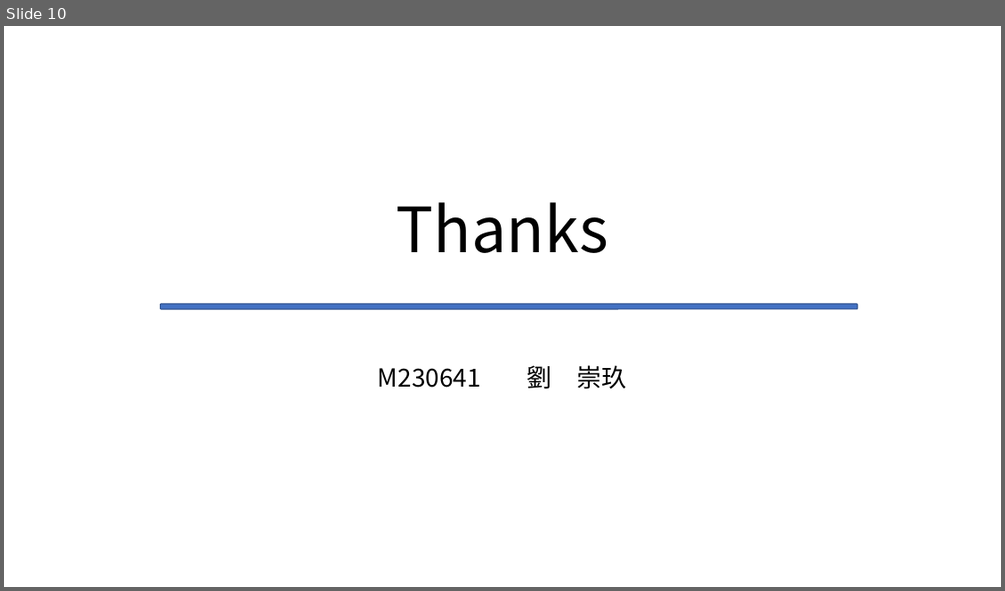
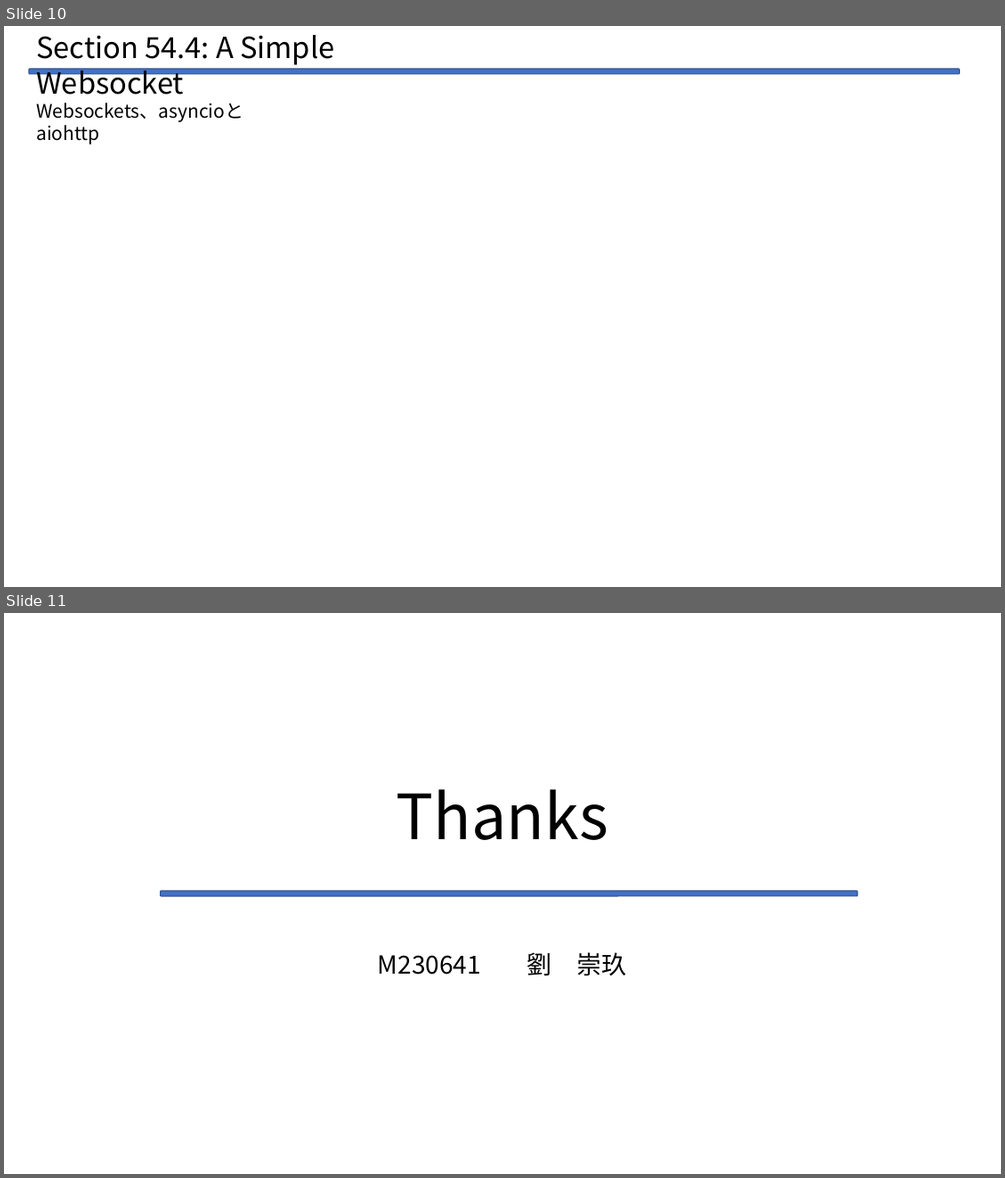
Before and after one commit to Legolas9999/zemi, a slide deck: lcj_zemi_python.pptx. Shown one above the other, each under a label of ours: slide 10 before the commit, slides 10 and 11 after it. The pictures are 1005x591 and 1005x1178 pixels, drawn with LibreOffice and Linux fonts; fonts in the diff are those of the drawing. Boxes give left, top, right and bottom in pixels: in the first picture for what was removed or moved away, otherwise in the second. Text is boxed around its words. In the diff, an @@ line names an element or a change of style, - is before the commit and + after.

```diff
--- a/lcj_zemi_python.pptx
+++ b/lcj_zemi_python.pptx
@@ slide 10 added at [4, 26, 1001, 587], background #FFFFFF @@
@@ text added at [36, 35, 334, 95], 28 pt, text #000000 @@
+Section 54.4: A Simple Websocket
@@ rounded rectangle added at [29, 69, 959, 74], fill #4472C4, outline #325491 1 pt @@
@@ text added at [36, 103, 243, 122], 18 pt, text #000000 @@
+Websockets、asyncioとaiohttp
@@ what was slide 10 is now slide 11 @@
```
Also in this commit, not shown: 2 other files.
